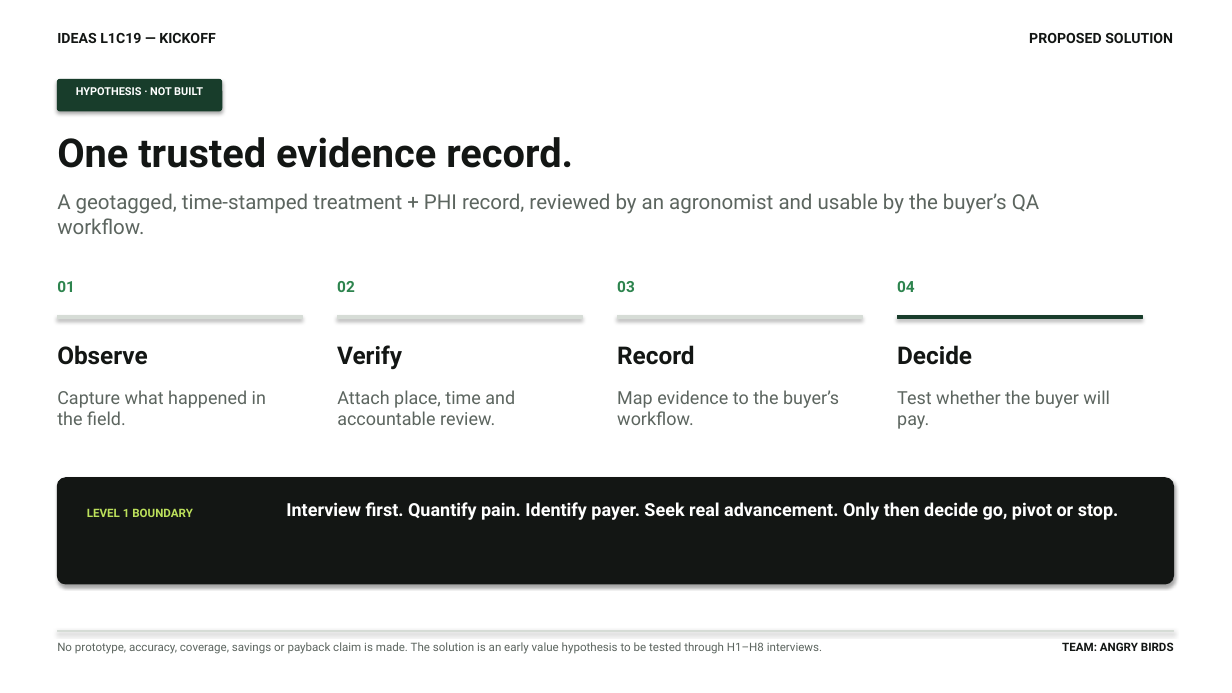
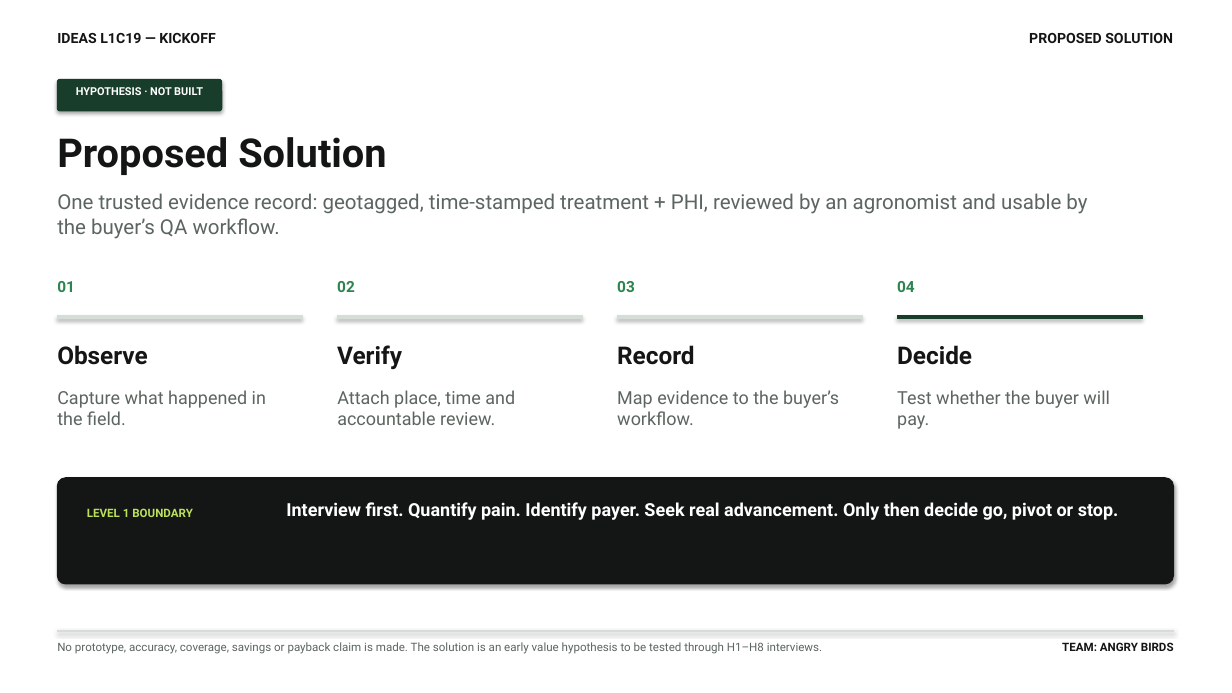
Before and after one commit to aman123825/agrobot, a slide deck: slide 3 of docs/AgriRover_IDEAS_Level_1_Kickoff_14_Aug_2026.pptx. Drawn at 1232x693 pixels with LibreOffice and Linux fonts; fonts in the diff are those of the drawing. Boxes give left, top, right and bottom in pixels: in the first picture for what was removed or moved away, otherwise in the second. Text is boxed around its words. In the diff, an @@ line names an element or a change of style, - is before the commit and + after.

```diff
--- a/docs/AgriRover_IDEAS_Level_1_Kickoff_14_Aug_2026.pptx
+++ b/docs/AgriRover_IDEAS_Level_1_Kickoff_14_Aug_2026.pptx
@@ text at (57,137,386,175): text changed @@
-One trusted evidence record.
+Proposed Solution
@@ text at (57,193,1087,239): text changed @@
-A geotagged, time-stamped treatment + PHI record, reviewed by an agronomist and usable by the buyer’s QA workflow.
+One trusted evidence record: geotagged, time-stamped treatment + PHI, reviewed by an agronomist and usable by the buyer’s QA workflow.
```
Also in this commit, not shown: 3 other slides changed, 1 other file.
